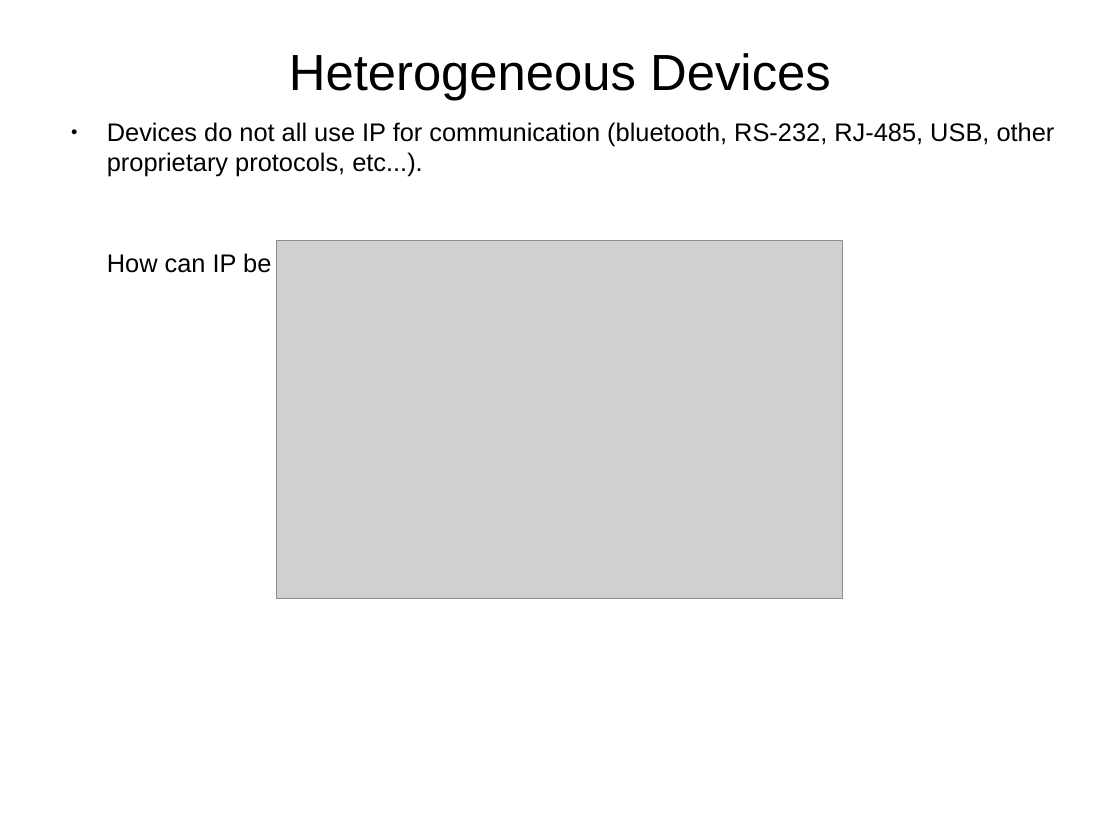
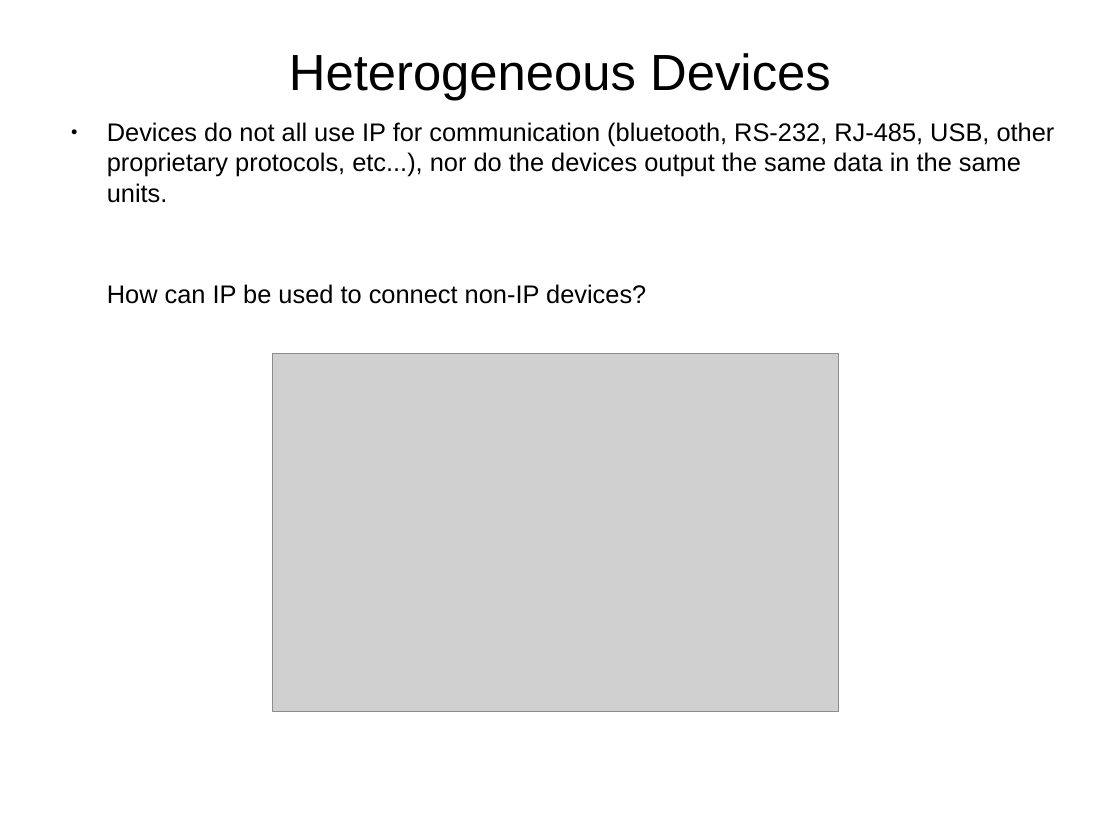
Before and after one commit to ldm5180/hammerhead, a slide deck: slide 3 of doc/bionet-intro-slides/bionet-intro.odp. Drawn at 1120x840 pixels with LibreOffice and Linux fonts; fonts in the diff are those of the drawing; grey boxes stand for pictures. Boxes give left, top, right and bottom in pixels: in the first picture for what was removed or moved away, otherwise in the second. Text is boxed around its words. In the diff, an @@ line names an element or a change of style, - is before the commit and + after.

Commit message:
fixed where the image in slide 3 is located. added more information about normalization.

```diff
--- a/doc/bionet-intro-slides/bionet-intro.odp
+++ b/doc/bionet-intro-slides/bionet-intro.odp
@@ text at (107, 122, 1055, 203): text changed @@
-● Devices do not all use IP for communication (bluetooth, RS-232, RJ-485, USB, other proprietary protocols, etc...).
+● Devices do not all use IP for communication (bluetooth, RS-232, RJ-485, USB, other proprietary protocols, etc...), nor do the devices output the same data in the same units.
@@ picture: place and size @@
-picture at (276, 241, 843, 599)
+picture at (272, 354, 838, 711)
```
Also in this commit, not shown: 1 other slide changed.
